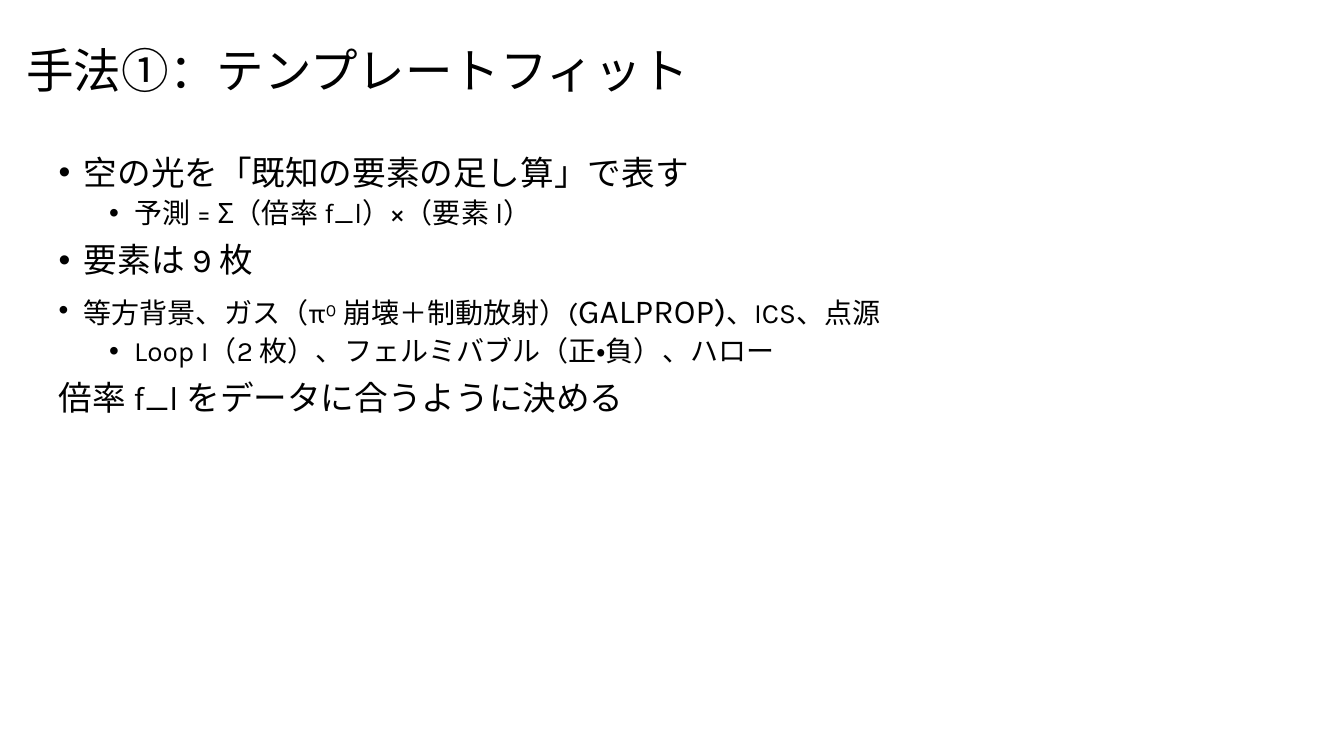
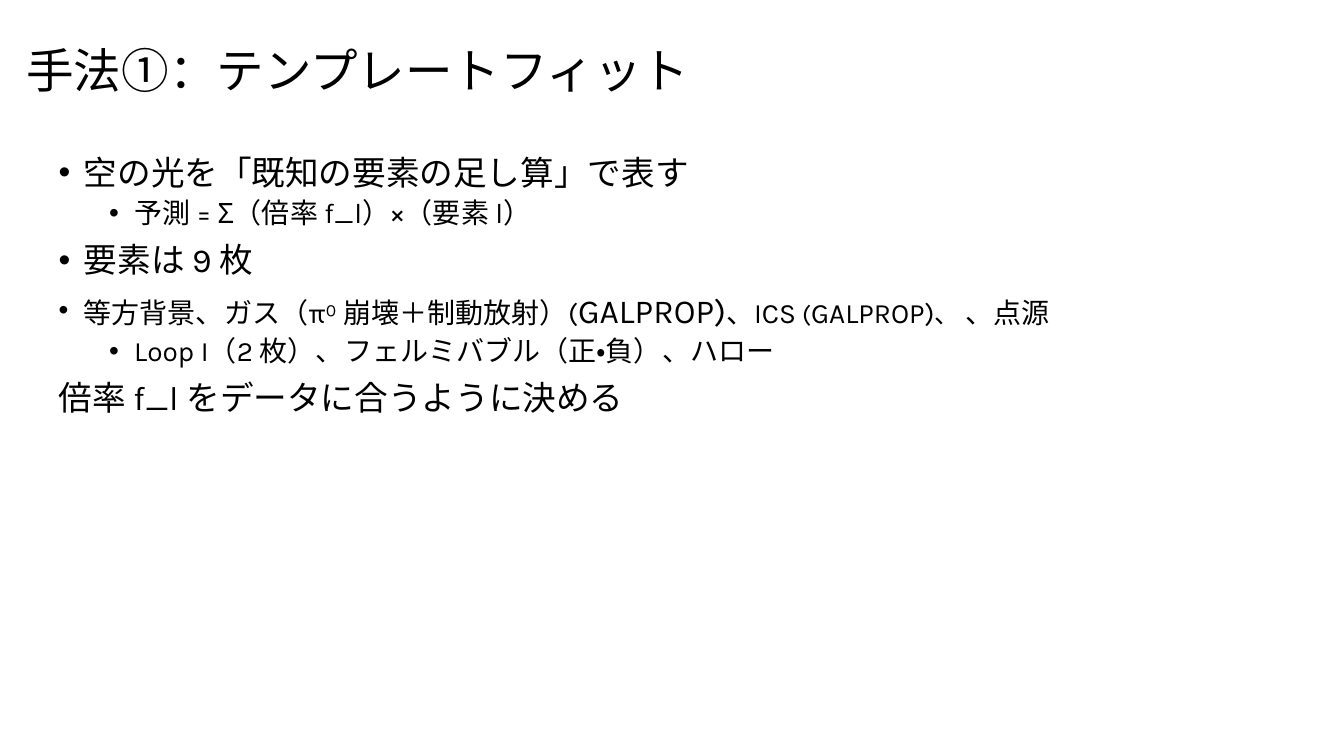
Before and after one commit to Mikann20041029/darkmatter-slides, a slide deck: slide 4 of slides/2026-10-02_研究進捗報告_claude.pptx. Drawn at 1344x756 pixels with LibreOffice and Linux fonts; fonts in the diff are those of the drawing. Boxes give left, top, right and bottom in pixels: in the first picture for what was removed or moved away, otherwise in the second. Text is boxed around its words. In the diff, an @@ line names an element or a change of style, - is before the commit and + after.

```diff
--- a/slides/2026-10-02_研究進捗報告_claude.pptx
+++ b/slides/2026-10-02_研究進捗報告_claude.pptx
@@ text at [84,298,1050,327]: text changed @@
-• 等方背景、ガス（π⁰ 崩壊＋制動放射）(GALPROP)、ICS、点源
+• 等方背景、ガス（π⁰ 崩壊＋制動放射）(GALPROP)、ICS (GALPROP)、 、点源
```
Also in this commit, not shown: 2 other slides changed, 3 slides added, 3 other files.
